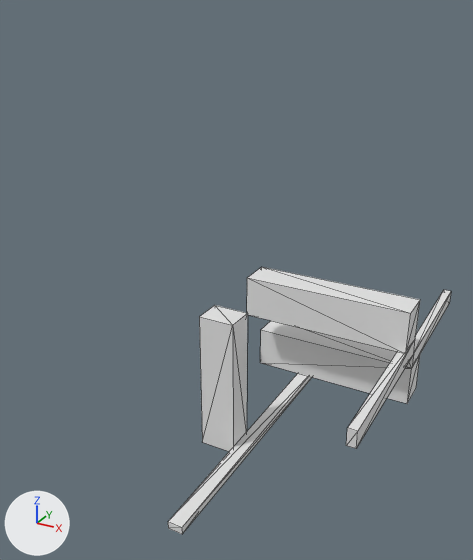
Renders of the OBJ model Data/bmc/tiles_structure/t_211.obj from each side of a commit.
Before and after are seen from a 50 mm camera at (0.853, -1.717, 0.969) aimed at (-0.096, 0.009, 0.106). Arrows for +X, +Y and +Z are at lower left; the lights stay in place. Mesh edges are drawn as thin lines. Where no turn or scale is listed for an object, it has been applied to the vertices.

In view in the first picture: 't_211'.
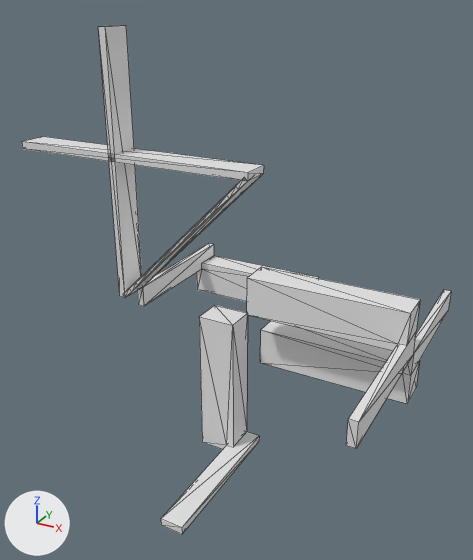
Edits to the scene script, one JSON object a line:
```json
{"block": "me_t_211", "where": "# used by ob_t_211; location = (0.0, 0.0, 0.0)"}
{"op": "remove", "block": "me_t_211", "code": "me_t_211.from_pydata(...)  # 44 vertices, 72 faces; spans x -0.175..0.5, y -0.5..0.5, z -0.5..0.175"}
{"op": "add", "block": "me_t_211", "code": "me_t_211.from_pydata(...)  # 160 vertices, 308 faces; spans x -0.875..0.5, y -0.5..0.5, z -0.5..0.875"}
{"block": "me_t_211", "change": "me_t_211 part 1: a new loose piece of 108 vertices spanning x -0.875..0.0, y -0.1..0.5, z -0.175..0.875"}
{"block": "me_t_211", "change": "me_t_211 part 2"}
{"block": "me_t_211", "change": "12 vertices are removed from x -0.05..0.5, y -0.5..0.5, z -0.5..0.05"}
{"block": "me_t_211", "change": "56 faces are deleted"}
{"block": "me_t_211", "change": "4 vertices move from x -0.05..0.5, y -0.5..0.5, z -0.5..0.05 to x -0.075..0.475, y -0.5..0.5, z -0.5..0.075"}
{"block": "me_t_211", "change": "9 vertices are added at x -0.075..0.5, y -0.1..0.1, z -0.5..0.075"}
{"block": "me_t_211", "change": "5 new vertices lie (0.0, 0.5, 0.0) away from vertices in x -0.05..0.5, y -0.5, z -0.5..0.05"}
{"block": "me_t_211", "change": "6 new vertices lie (0.025, 0.0, 0.0) away from vertices in x -0.075..0.5, y -0.5..0.5, z -0.475..0.075"}
{"block": "me_t_211", "change": "80 new faces join them"}
```

Location of each change, [x1, y1, x2, y2] in pixels of the pictures (473 x 560 px; the box of a moved part takes in the faces that stretch with it):
```json
{"object": "t_211", "change": "reshaped", "before": [168, 267, 451, 534], "after": [22, 26, 451, 534], "on screen": "51% wider, 90% taller"}
{"part": 1, "of": "me_t_211", "change": "added", "after": [22, 26, 319, 306]}
{"part": 2, "of": "me_t_211", "change": "moved or reshaped", "before": [168, 278, 451, 534], "after": [161, 278, 451, 534]}
```
